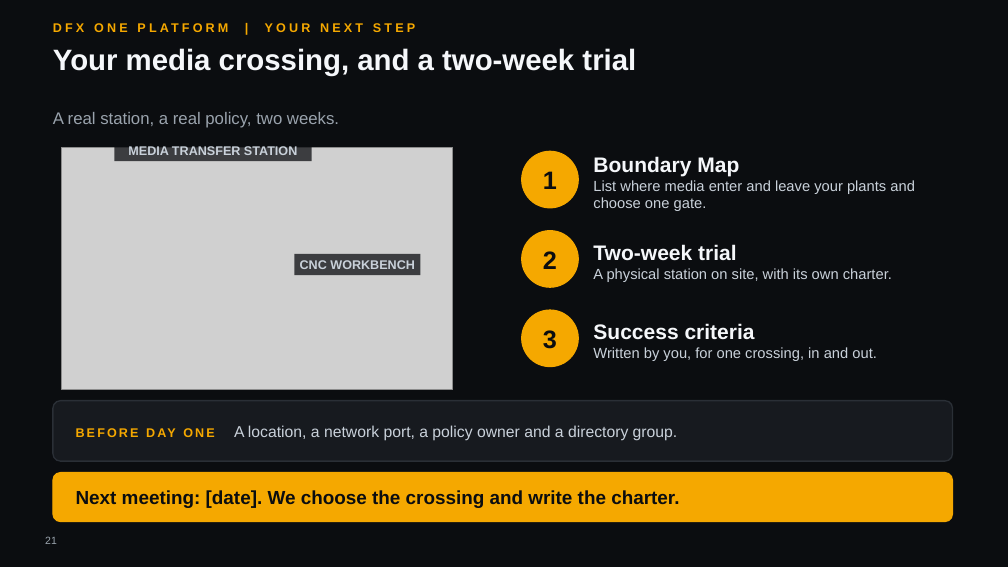
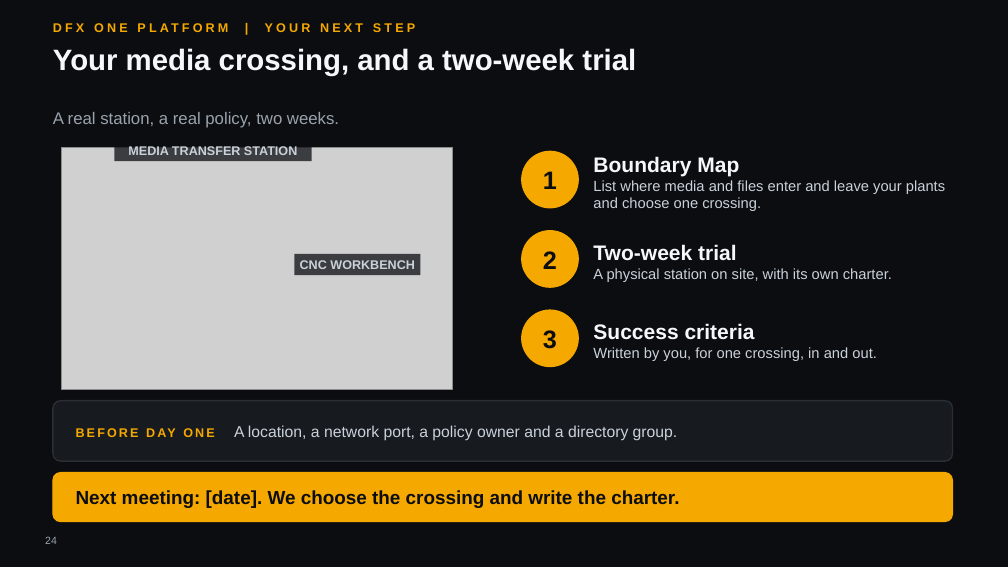
Before and after one commit to hybridus/DFX_Marketing, a slide deck: slide 24 of Projects/06_Presales_OnePlatform_Deck/DFX_OnePlatform_ot.pptx (slide 21 before the commit). Drawn at 1008x567 pixels with LibreOffice and Linux fonts; fonts in the diff are those of the drawing; grey boxes stand for pictures; background and template pictures are left out. Boxes give left, top, right and bottom in pixels: in the first picture for what was removed or moved away, otherwise in the second. Text is boxed around its words. In the diff, an @@ line names an element or a change of style, - is before the commit and + after.

```diff
--- a/Projects/06_Presales_OnePlatform_Deck/DFX_OnePlatform_ot.pptx
+++ b/Projects/06_Presales_OnePlatform_Deck/DFX_OnePlatform_ot.pptx
@@ text at [593, 180, 945, 211]: text changed @@
-List where media enter and leave your plants and choose one gate.
+List where media and files enter and leave your plants and choose one crossing.
@@ page number at [45, 536, 57, 544]: text changed @@
-21
+24
```
Also in this commit, not shown: 2 other slides changed, 3 slides added, 15 other files.
